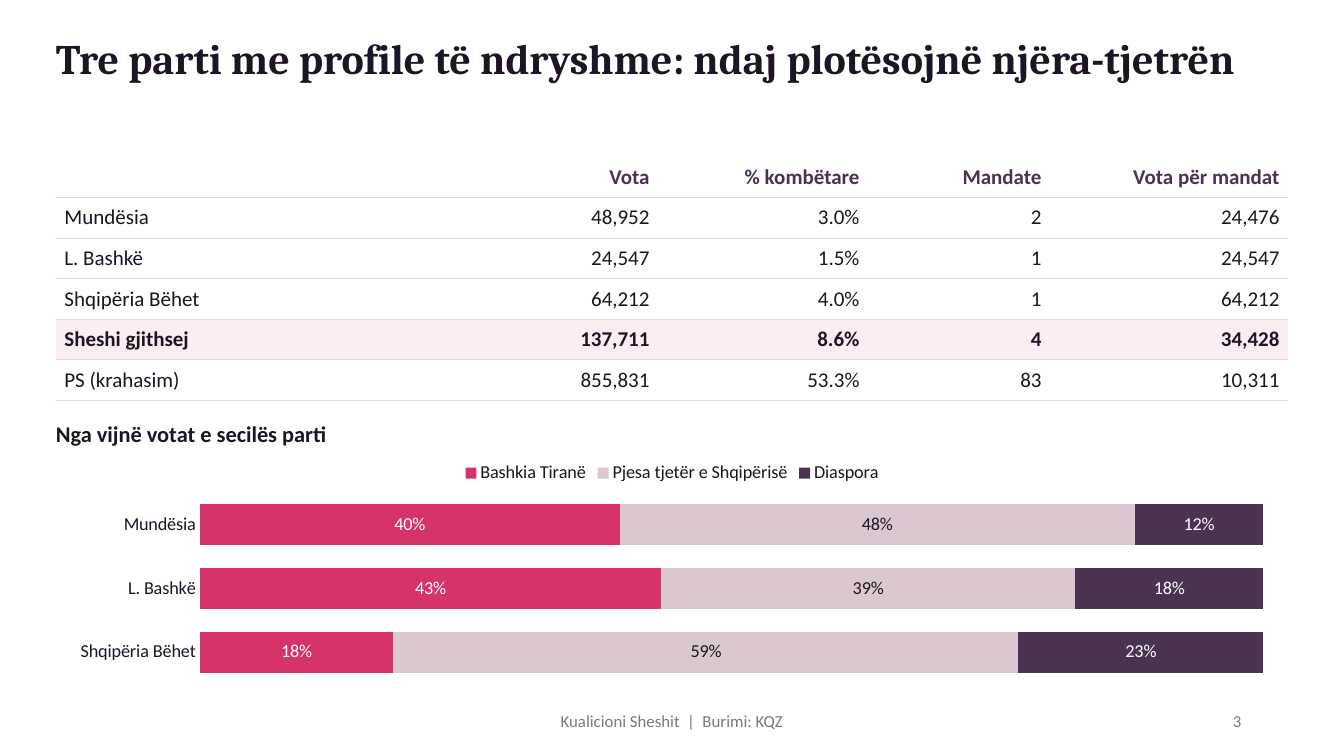
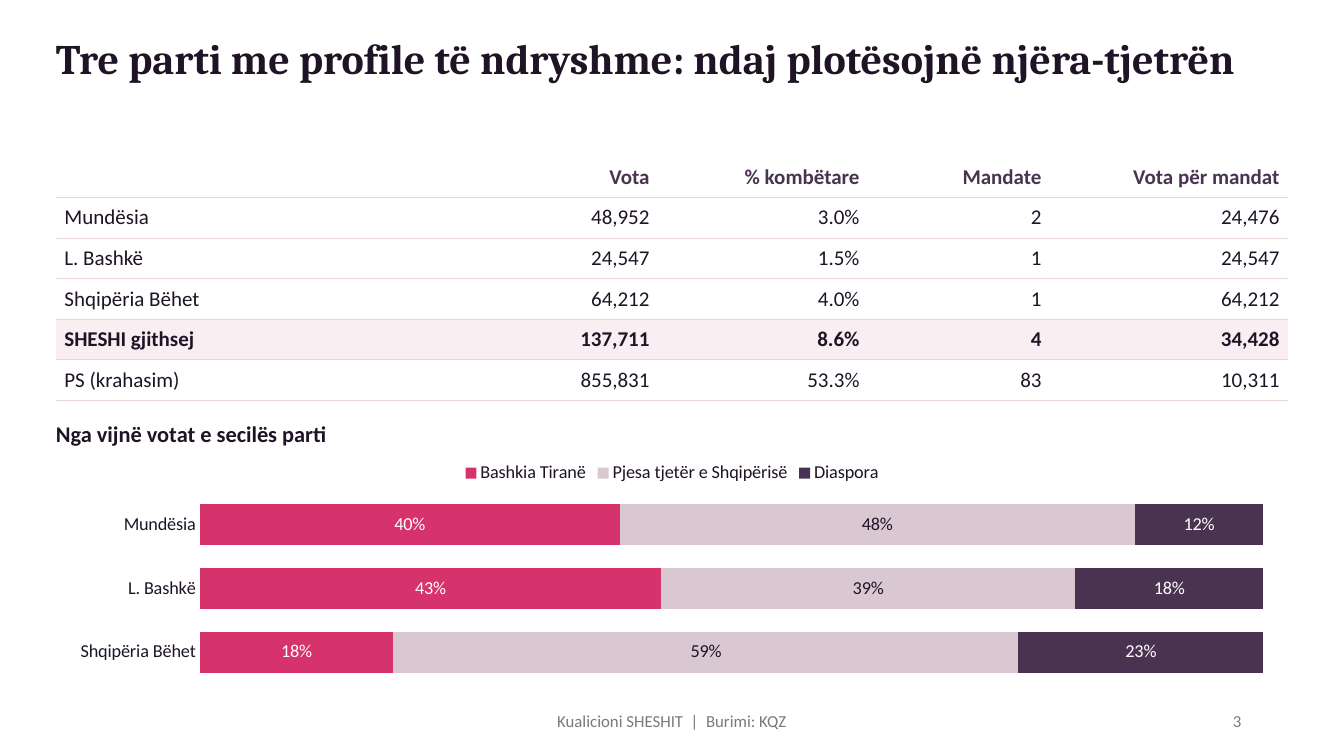
Before and after one commit to edibi/zgjedhjet-shqiperi, a slide deck: slide 3 of powerbi/prezantimi/kualicioni-sheshit-insights.pptx. Drawn at 1344x756 pixels with LibreOffice and Linux fonts; fonts in the diff are those of the drawing. Boxes give left, top, right and bottom in pixels: in the first picture for what was removed or moved away, otherwise in the second. Text is boxed around its words. In the diff, an @@ line names an element or a change of style, - is before the commit and + after.

```diff
--- a/powerbi/prezantimi/kualicioni-sheshit-insights.pptx
+++ b/powerbi/prezantimi/kualicioni-sheshit-insights.pptx
@@ table at [56,157,1289,401] @@
-row 5, column 1: Sheshi gjithsej
+row 5, column 1: SHESHI gjithsej
@@ text at [557,715,786,729]: text changed @@
-Kualicioni Sheshit | Burimi: KQZ
+Kualicioni SHESHIT | Burimi: KQZ
```
Also in this commit, not shown: 13 other slides changed, 37 other files.
